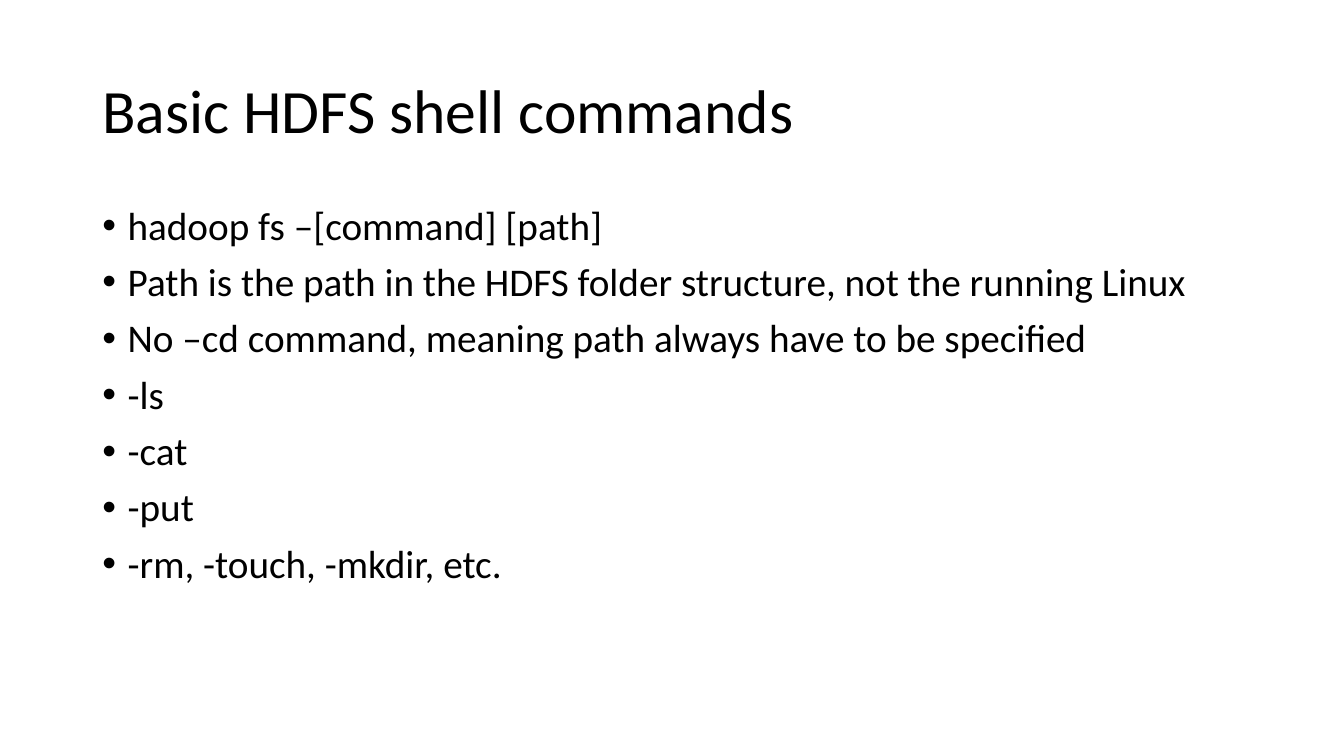
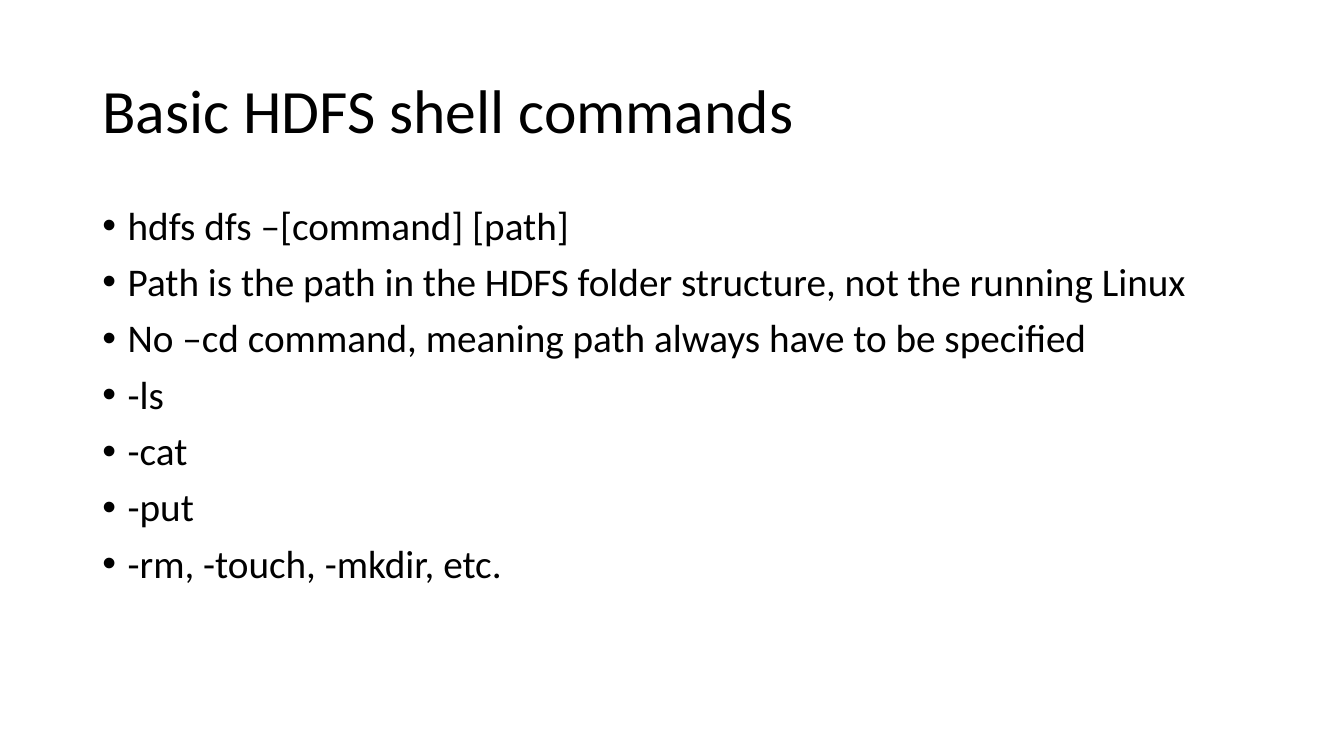
Before and after one commit to jakobhviid/BDDST21, a slide deck: slide 4 of Lecture2/Lecture2Ex.pptx. Drawn at 1344x756 pixels with LibreOffice and Linux fonts; fonts in the diff are those of the drawing. Boxes give left, top, right and bottom in pixels: in the first picture for what was removed or moved away, otherwise in the second. Text is boxed around its words. In the diff, an @@ line names an element or a change of style, - is before the commit and + after.

```diff
--- a/Lecture2/Lecture2Ex.pptx
+++ b/Lecture2/Lecture2Ex.pptx
@@ text at (x1=128, y1=211, x2=569, y2=247): text changed @@
-• hadoop fs –[command] [path]
+• hdfs dfs –[command] [path]
```
Also in this commit, not shown: 1 other slide changed, 2 slides added, 2 other files.
